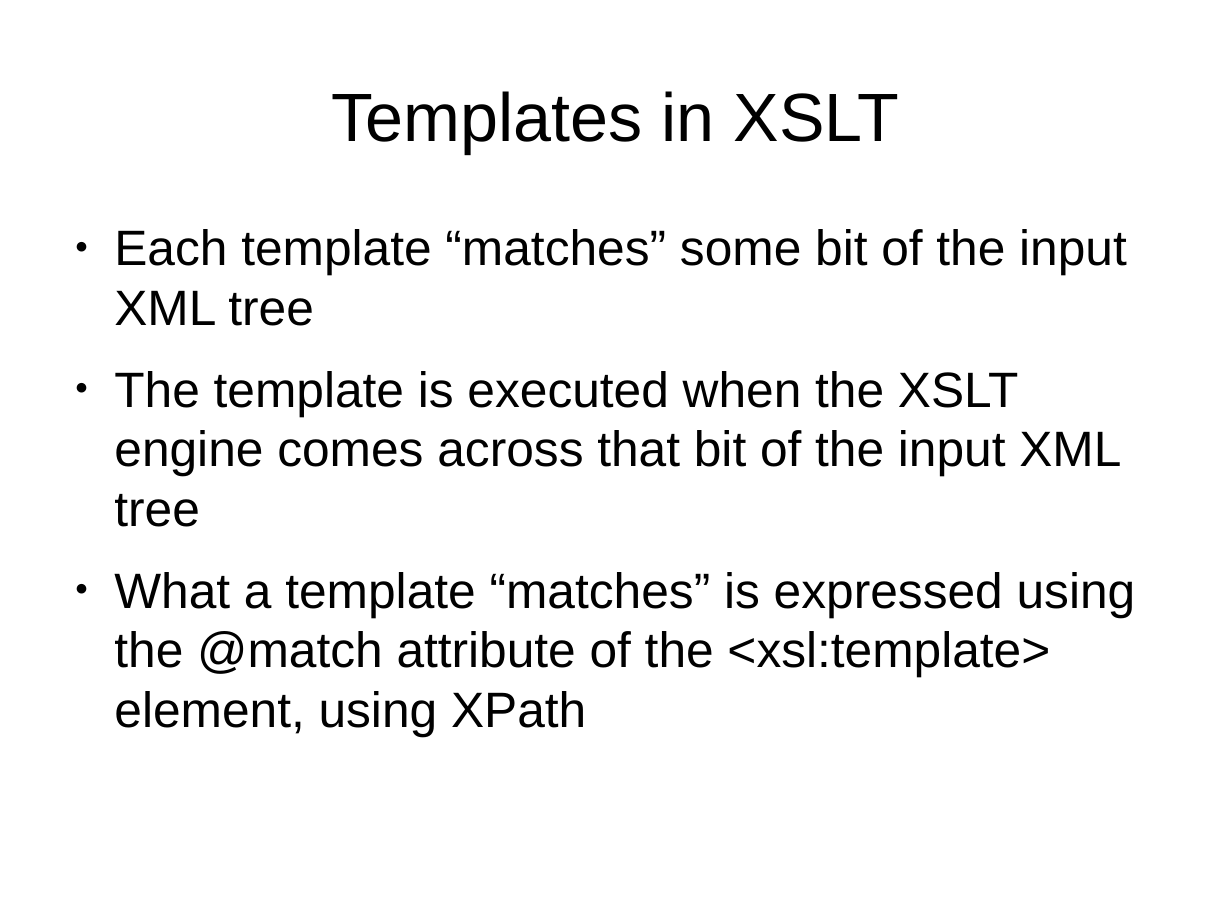
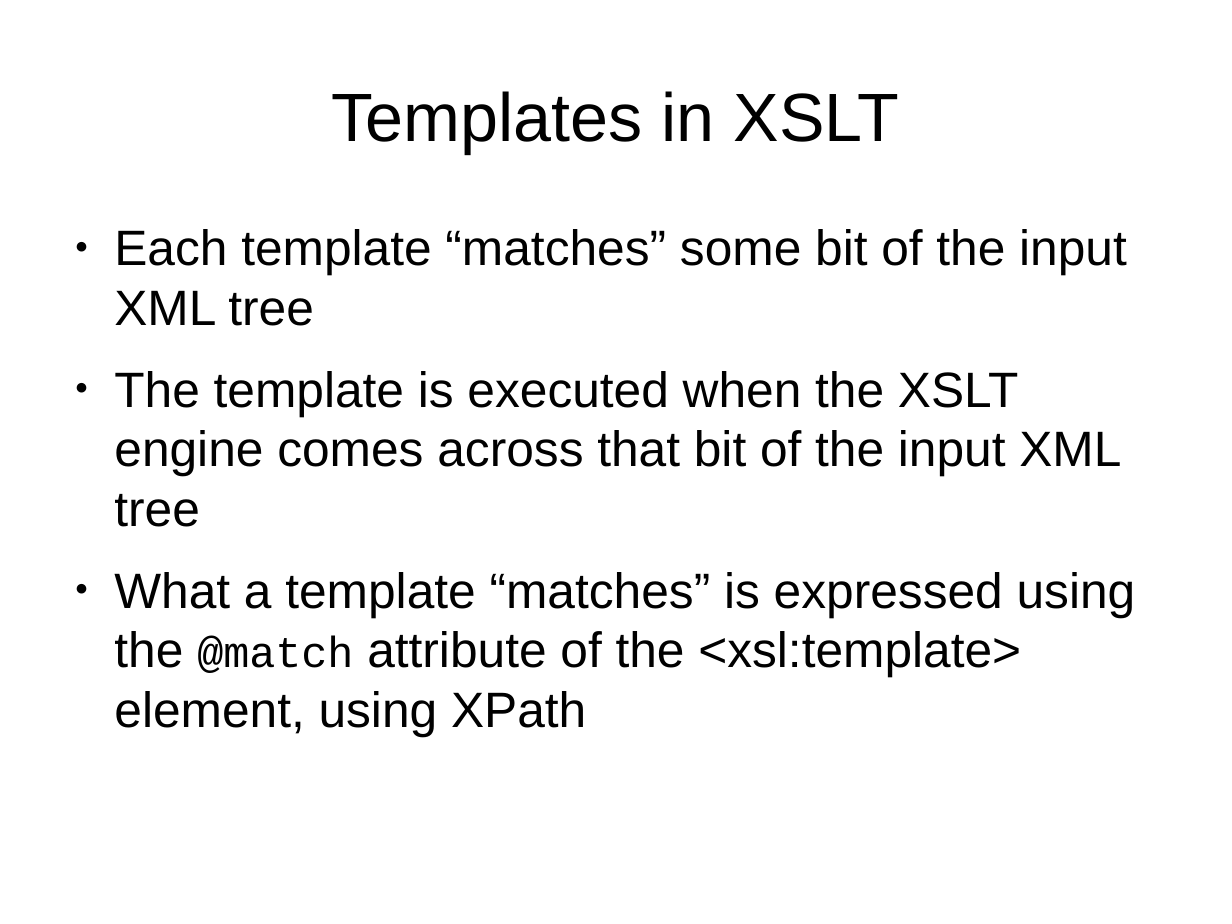
Before and after one commit to martindholmes/XSLT_workshops, a slide deck: slide 8 of intro/presentations/05_templates_and_namespaces.odp. Drawn at 1232x924 pixels with LibreOffice and Linux fonts; fonts in the diff are those of the drawing. Boxes give left, top, right and bottom in pixels: in the first picture for what was removed or moved away, otherwise in the second. Text is boxed around its words. In the diff, an @@ line names an element or a change of style, - is before the commit and + after.

```diff
--- a/intro/presentations/05_templates_and_namespaces.odp
+++ b/intro/presentations/05_templates_and_namespaces.odp
@@ text at (114, 572, 1136, 736): size 32 to 28 pt, font Arial to Courier New in "@match" @@
```
Also in this commit, not shown: 1 other slide changed, 2 other files.
